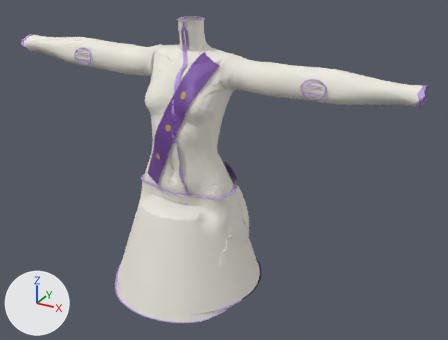
Two versions of the Blender file Assets/GenWorks/siroino-lilac-lame-fencing-practice-set/Source/Blender/SiroinoLilacLameFencingPracticeSet.blend, one commit apart.
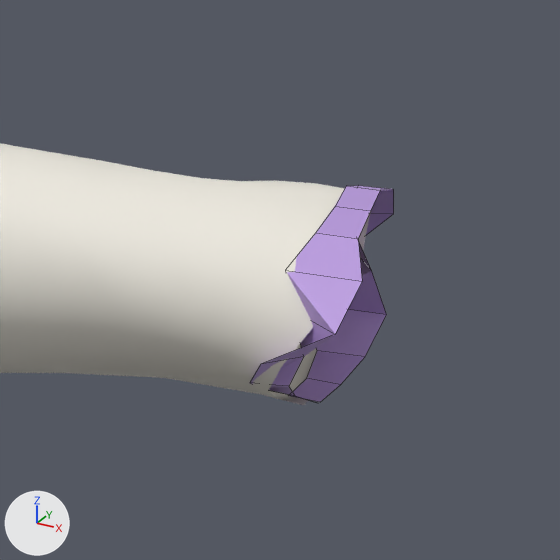
The first picture shows the older version from a 50 mm lens placed at (0.667, -1.083, 1.339), pointed at (0.074, -0.004, 0.799). The close-ups show the older and then the newer version on the part from 86% to 99% of the width and 19% to 36% of the height of that picture. Only the edits that show in the close-ups are written down. Every picture has the same lights, and +X, +Y and +Z are marked at lower left. The close-ups show mesh edges as thin lines.

In view in the first close-up: 'siroino-lilac-lame-fencing-practice-set', 'siroino-lilac-lame-fencing-practice-set-prototype-hem-band-'.
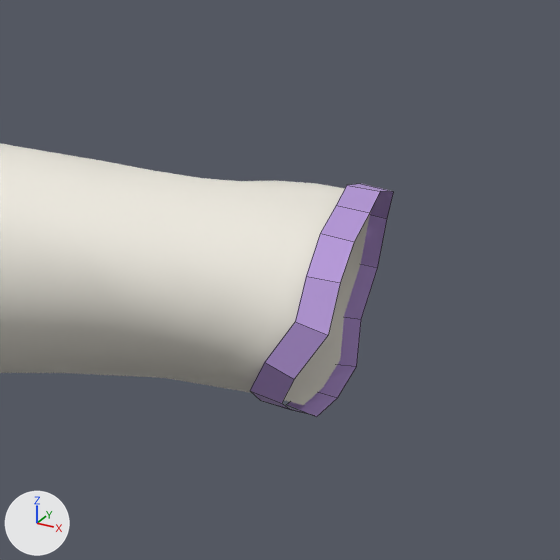
Changed parts and their boxes (x1, y1, x2, y2) in the close-ups (560 x 560 px):
'siroino-lilac-lame-fencing-practice-set-prototype-hem-band-', reshaped (7% taller): before (250, 185, 394, 402); after (250, 184, 394, 417)

What changed in the scene script:
```text
Change me_siroino_lilac_lame_fencing_practice_set_jacket_sleeve_left_expl:
    used by ob_siroino_lilac_lame_fencing_practice_set_prototype_hem_band; location = (0.0, 0.0, 0.0)
    remove me_siroino_lilac_lame_fencing_practice_set_jacket_sleeve_left_expl.from_pydata(...)  # 32 vertices, 15 faces; spans x 0.4551..0.4725, y -0.0208..0.0386, z 0.9989..1.0367
    add me_siroino_lilac_lame_fencing_practice_set_jacket_sleeve_left_expl.from_pydata(...)  # 32 vertices, 15 faces; spans x 0.4553..0.4693, y -0.0169..0.0332, z 0.9959..1.0368
    me_siroino_lilac_lame_fencing_practice_set_jacket_sleeve_left_expl part 1: 32 of 32 vertices moved; they spanned x 0.4551..0.4725, y -0.0208..0.0386, z 0.9989..1.0367 and now span x 0.4553..0.4693, y -0.0169..0.0332, z 0.9959..1.0368; mean shift (0.0, 0.0, -0.0013)
```
